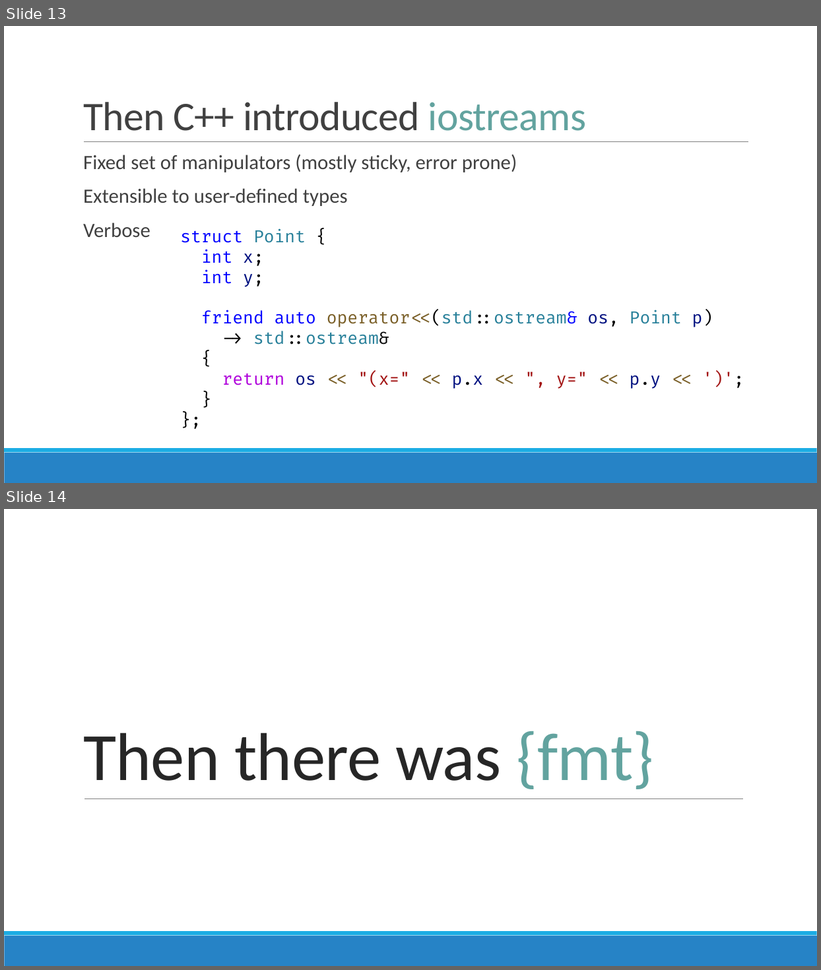
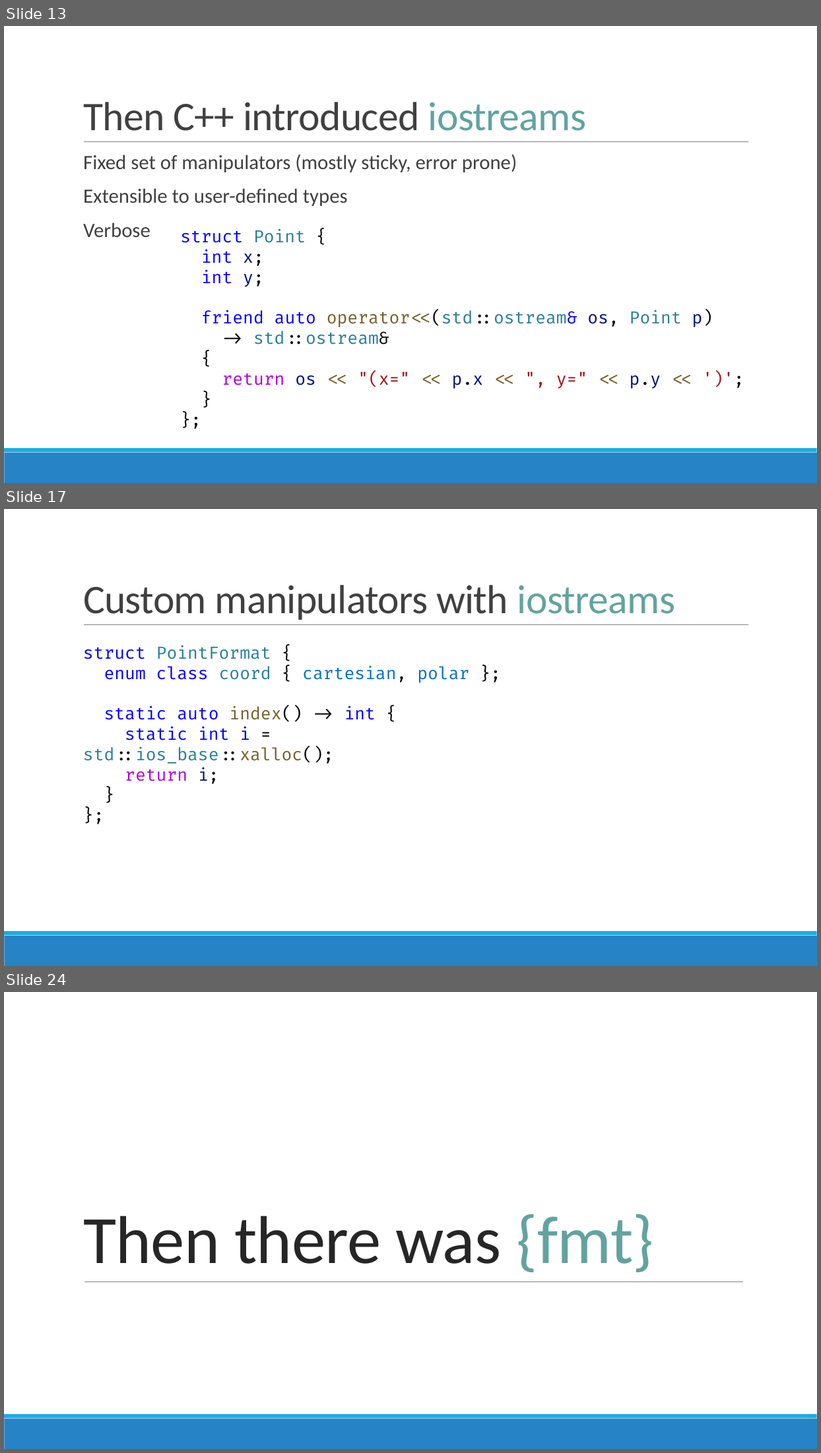
Before and after one commit to brevzin/cpp_proposals, a slide deck: talks/202209_cppcon/The Surprising Complexity of Formatting Ranges.pptx. Shown one above the other, each under a label of ours: slides 13 and 14 before the commit, slides 13, 17 and 24 after it; the slides between them are not shown. The pictures are 821x970 and 821x1453 pixels, drawn with LibreOffice and Linux fonts; fonts in the diff are those of the drawing. Boxes give left, top, right and bottom in pixels: in the first picture for what was removed or moved away, otherwise in the second. Text is boxed around its words. In the diff, an @@ line names an element or a change of style, - is before the commit and + after.

```diff
--- a/talks/202209_cppcon/The Surprising Complexity of Formatting Ranges.pptx
+++ b/talks/202209_cppcon/The Surprising Complexity of Formatting Ranges.pptx
@@ slide 17 added at (x1=4, y1=509, x2=817, y2=966), background #FFFFFF; not listed: 3 template elements that a slide beside it also shows @@
@@ title added at (x1=83, y1=585, x2=676, y2=620), 48 pt, text #404040 @@
+Custom manipulators with iostreams
@@ text added at (x1=83, y1=646, x2=469, y2=784), 20 pt, text #0000FF @@
+struct PointFormat {
+enum class coord { cartesian, polar };
+static auto index() -> int {
+static int i = std::ios_base::xalloc();
+return i;
+}
+};
@@ what was slide 14 is now slide 24 @@
```
Also in this commit, not shown: 3 slides changed, 10 other slides added.
